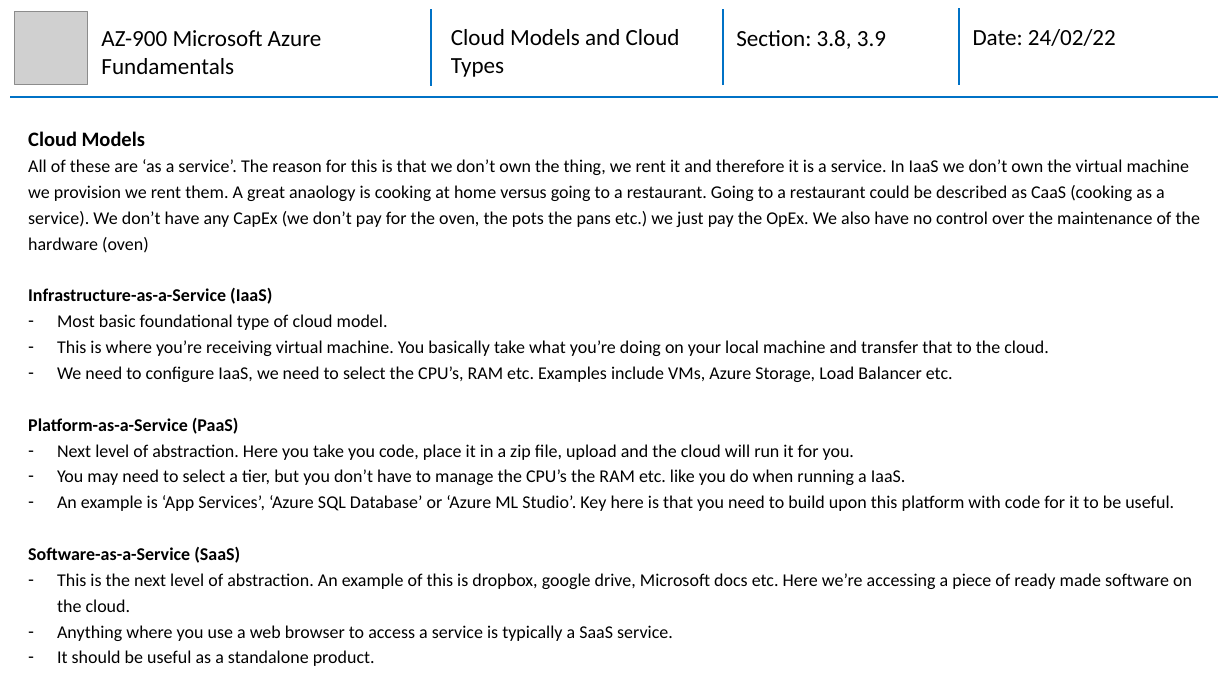
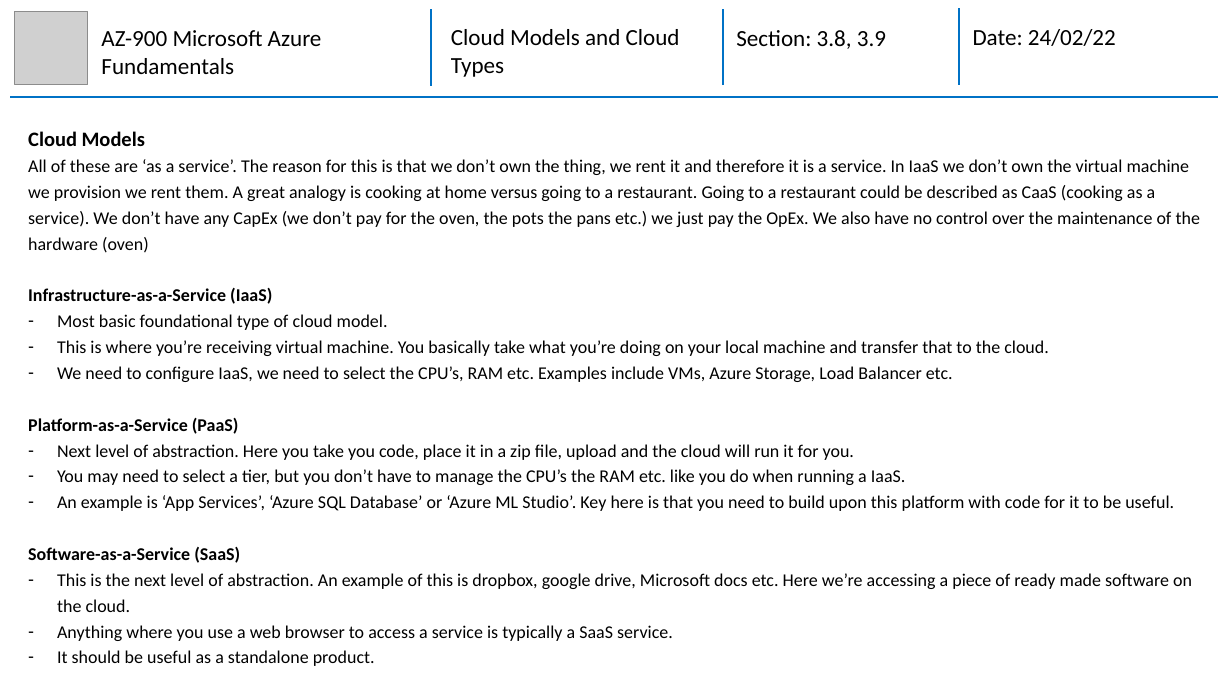
Before and after one commit to mhaythornthwaite/Testing_ML_Algorithms, a slide deck: slide 5 of Azure_AZ-900_Fundamentals/MJH_AZ-900_Azure_Fundamentals_Notes.pptx. Drawn at 1232x693 pixels with LibreOffice and Linux fonts; fonts in the diff are those of the drawing; grey boxes stand for pictures. Boxes give left, top, right and bottom in pixels: in the first picture for what was removed or moved away, otherwise in the second. Text is boxed around its words. In the diff, an @@ line names an element or a change of style, - is before the commit and + after.

```diff
--- a/Azure_AZ-900_Fundamentals/MJH_AZ-900_Azure_Fundamentals_Notes.pptx
+++ b/Azure_AZ-900_Fundamentals/MJH_AZ-900_Azure_Fundamentals_Notes.pptx
@@ text at [28,159,1200,253]: text changed @@
-All of these are ‘as a service’. The reason for this is that we don’t own the thing, we rent it and therefore it is a service. In IaaS we don’t own the virtual machine we provision we rent them. A great anaology is cooking at home versus going to a restaurant. Going to a restaurant could be described as CaaS (cooking as a service). We don’t have any CapEx (we don’t pay for the oven, the pots the pans etc.) we just pay the OpEx. We also have no control over the maintenance of the hardware (oven)
+All of these are ‘as a service’. The reason for this is that we don’t own the thing, we rent it and therefore it is a service. In IaaS we don’t own the virtual machine we provision we rent them. A great analogy is cooking at home versus going to a restaurant. Going to a restaurant could be described as CaaS (cooking as a service). We don’t have any CapEx (we don’t pay for the oven, the pots the pans etc.) we just pay the OpEx. We also have no control over the maintenance of the hardware (oven)
```
Also in this commit, not shown: 8 other slides changed, 2 slides added.
